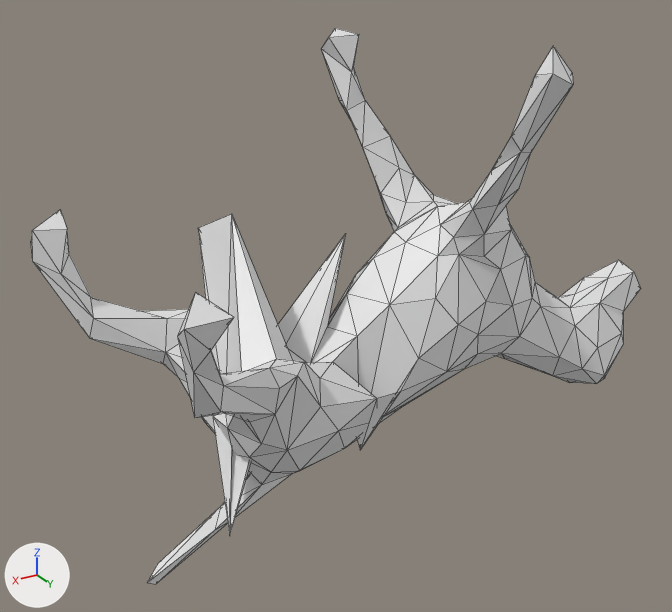
The OBJ model mesh_cnn/datasets/random_walks/T582.obj, before and after one commit.
Both versions are drawn from a 50 mm camera at (1.126, 1.635, 0.876) aimed at (0.121, -0.04, 0.038). The lights are fixed; the arrows at lower left show +X, +Y and +Z. Mesh edges are drawn as thin lines. Where no turn or scale is listed for an object, it has been applied to the vertices.

Before the edit, the objects in view are built like this:
```python
me_t582 = bpy.data.meshes.new('T582')
me_t582.from_pydata(...)  # 252 vertices, 500 faces; spans x -0.81..0.74, y -0.33..0.4, z -0.47..0.64
ob_t582 = bpy.data.objects.new('T582', me_t582)
ob_t582.location = (0.0, 0.0, 0.0)
```
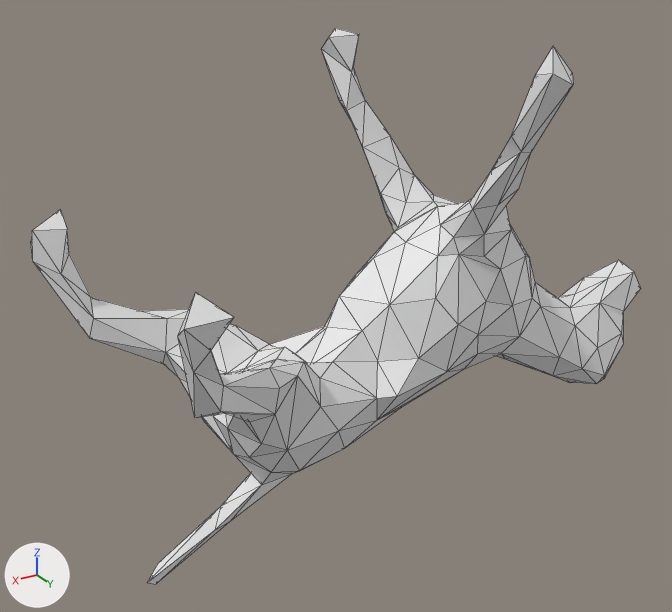
Boxes (x1, y1, x2, y2) around the edits, measured in the pictures (672 x 612 px; the box of a moved part takes in the faces that stretch with it):
```json
{"part": 1, "of": "me_t582", "change": "moved or reshaped", "before": [278, 234, 446, 450], "after": [259, 258, 446, 420]}
{"part": 2, "of": "me_t582", "change": "moved or reshaped", "before": [198, 214, 293, 535], "after": [228, 347, 284, 373]}
```

Scene script edits in JSON lines:
```json
{"block": "me_t582", "where": "me_t582.from_pydata(...)  # 252 vertices, 500 faces; spans x -0.81..0.74, y -0.33..0.4, z -0.47..0.64"}
{"block": "me_t582", "where": "# used by ob_t582; location = (0.0, 0.0, 0.0)"}
{"block": "me_t582", "change": "me_t582 part 1"}
{"op": "set", "path": "me_t582.vertices[103].co", "old": "(0.04, 0.12, -0.13)", "new": "(0.07, 0.15, -0.12)", "note": "pixel (400, 391) -> pixel (397, 396)"}
{"op": "set", "path": "me_t582.vertices[105].co", "old": "(0.07, -0.08, 0.19)", "new": "(0.21, -0.07, -0.07)", "note": "pixel (345, 233) -> pixel (295, 353)"}
{"op": "set", "path": "me_t582.vertices[112].co", "old": "(0.12, 0.05, 0.0)", "new": "(0.1, 0.04, 0.0)", "note": "pixel (357, 336) -> pixel (362, 330)"}
{"op": "set", "path": "me_t582.vertices[113].co", "old": "(0.13, 0.08, -0.27)", "new": "(0.08, 0.08, -0.06)", "note": "pixel (360, 450) -> pixel (377, 361)"}
{"op": "set", "path": "me_t582.vertices[124].co", "old": "(0.09, -0.05, 0.06)", "new": "(0.11, -0.05, 0.06)", "note": "pixel (346, 293) -> pixel (339, 296)"}
{"block": "me_t582", "change": "me_t582 part 2"}
{"op": "set", "path": "me_t582.vertices[70].co", "old": "(0.34, -0.3, 0.19)", "new": "(0.35, 0.0, -0.06)", "note": "pixel (198, 227) -> not seen"}
{"op": "set", "path": "me_t582.vertices[71].co", "old": "(0.48, 0.11, -0.36)", "new": "(0.35, -0.05, -0.06)", "note": "pixel (229, 536) -> pixel (245, 367)"}
{"op": "set", "path": "me_t582.vertices[74].co", "old": "(0.32, -0.15, 0.26)", "new": "(0.37, 0.07, -0.03)", "note": "pixel (231, 213) -> not seen"}
```
